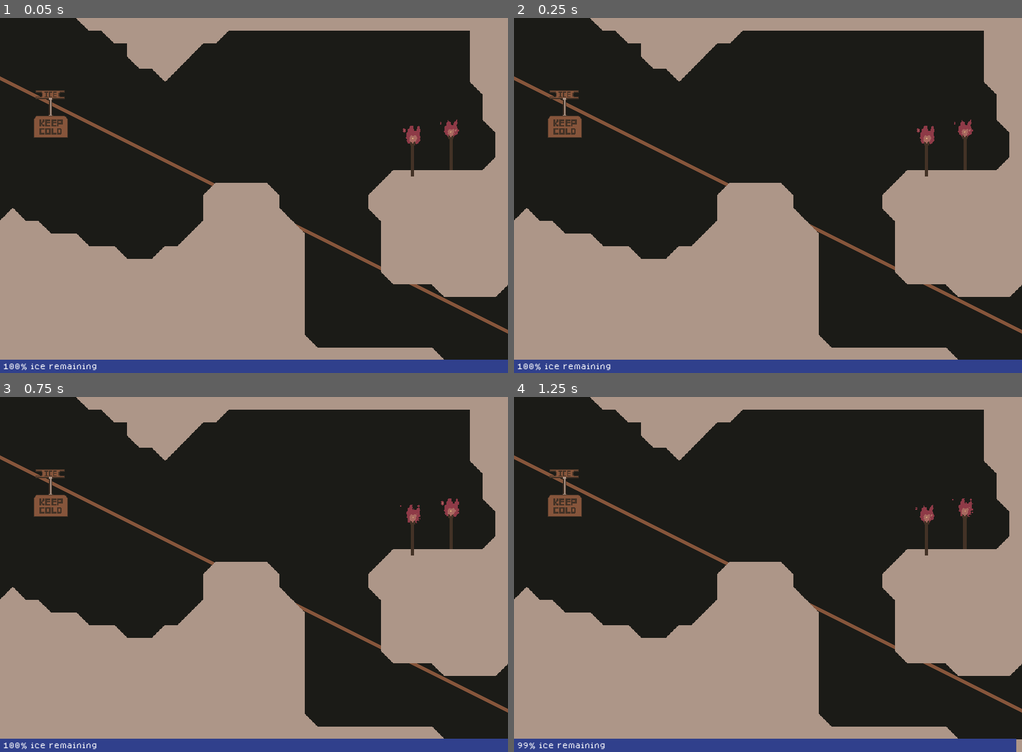
Above: before the commit, frames 1-4 (two rows, left to right).
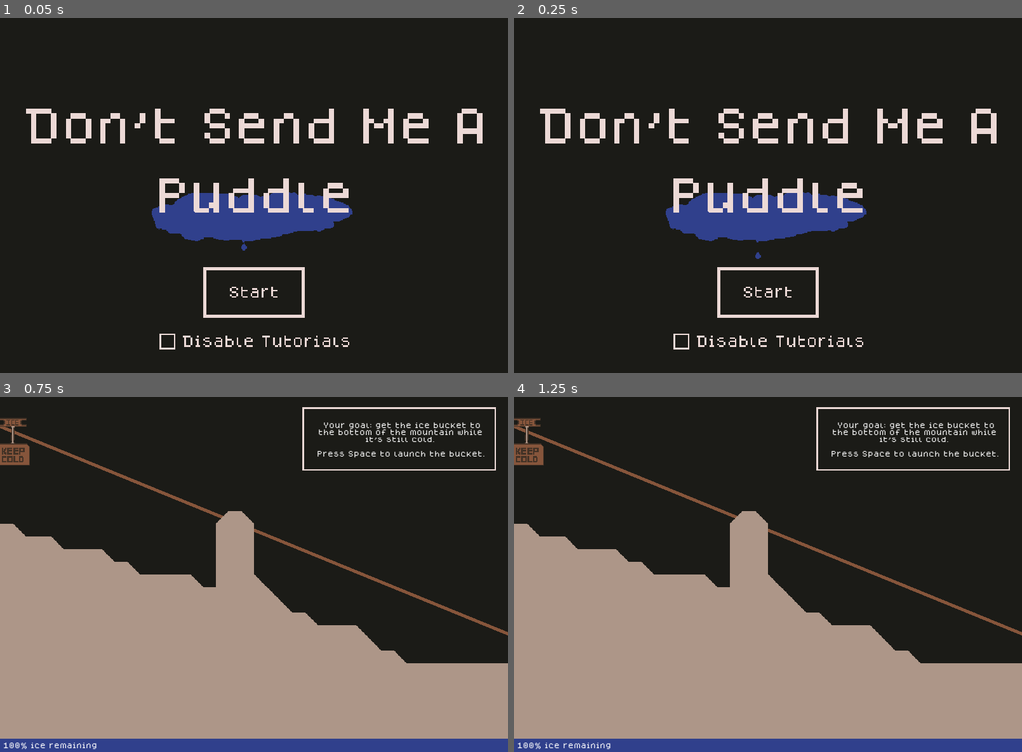
Above: after the commit, the same moments.

Repository: nolenroyalty/ldjam53
Game: Godot game, scene res://UI/TitleScreen.tscn
Same seed, same stepped clock (60 frames per second), same inputs: the game is played once before the commit and once after it. Before the commit the project starts from res://LevelRunner.tscn.
Inputs (mouse positions are in pixels of both pictures, inside the frame that each line leads up to):
- Up to frame 1 (0.05 s): no input
- Up to frame 2 (0.25 s): no input
- Up to frame 3 (0.75 s): click (254, 670) at 0.52 s
- Up to frame 4 (1.25 s): no input

The runs differ from the first frame. In frame 1, 50% of the frame differs, in the area x 0-100%, y 0-100%; in frame 2, 50%; in frame 3, 35%; in frame 4, 36%.

Commit message:
it's not much but we've got a game

Diff:
--- a/Bucket/Bucket.gd
+++ b/Bucket/Bucket.gd
@@ -31,7 +31,7 @@
 	if mode == RigidBody2D.MODE_RIGID and in_string: bump_up()
 
 func reset_play_sound_state():
-	yield(get_tree().create_timer(0.5), "timeout")
+	yield(get_tree().create_timer(0.9), "timeout")
 	can_play_sound = true
 
 func collided(body):
--- a/Fonts/DefaultFont.tres
+++ b/Fonts/DefaultFont.tres
@@ -1,8 +1,5 @@
-[gd_resource type="DynamicFont" load_steps=2 format=2]
-
-[ext_resource path="res://Fonts/dogicapixel.ttf" type="DynamicFontData" id=1]
+[gd_resource type="DynamicFont" format=2]
 
 [resource]
 resource_local_to_scene = true
-size = 8
-font_data = ExtResource( 1 )
+size = 13
--- a/LevelRunner.gd
+++ b/LevelRunner.gd
@@ -1,27 +1,55 @@
 extends Node2D
+# Lord forgive me for the boolean setting in this file
 
 var endScreen = preload("res://UI/EndScreen.tscn")
+onready var tutorials = $Tutorials
 
 var levels = [ preload("res://Levels/Level1.tscn"),
 			   preload("res://Levels/LevelCaveEnter.tscn"),
 			   preload("res://Levels/LevelCave1.tscn"),
 			   preload("res://Levels/LevelCaveFireJump.tscn"),
 			   preload("res://Levels/LevelIntoHole.tscn") ]
-var level_index = 4
+var level_index = 0
 var current_level = null
 
-func handle_won_game():
-	print("Game won!")
+func end_game():
 	var end_screen = endScreen.instance()
 	add_child(end_screen)
 	State.should_tick = false
 
+func handle_won_game():
+	print("Game won!")
+	end_game()
+
+func handle_out_of_ice():
+	print("Out of ice!")
+	end_game()
+
 func handle_completed_level() -> void:
-	# level_index += 1
+	if State.disable_tutorials == false:
+		if tutorials.state == tutorials.S.FINISH:
+			State.disable_tutorials = true
+			tutorials.finished = true
+			tutorials.call_deferred("queue_free")
+		else:
+			# Jesus this code is bad
+			var can_launch = current_level.can_launch
+			var can_restart = current_level.can_restart
+			var can_build = current_level.can_build
+			var can_delete = current_level.can_delete
+			load_level(0)
+			current_level.can_launch = can_launch
+			current_level.can_restart = can_restart
+			current_level.can_build = can_build
+			current_level.can_delete = can_delete
+			return
+	else:
+		level_index += 1
+
 	if level_index >= levels.size():
 		# Wrong, but useful for now
 		level_index = 0
-		# handle_won_game()
+		handle_won_game()
 	load_level(level_index)
 
 func load_level(index) -> void:
@@ -29,9 +57,64 @@
 		current_level.call_deferred("queue_free")
 	current_level = levels[index].instance()
 	current_level.connect("level_completed", self, "handle_completed_level")
+
+	if State.disable_tutorials == false:
+		current_level.connect("launched", self, "handle_bucket_launched")
+		current_level.connect("restart", self, "handle_restart")
+		current_level.connect("tower_built", self, "handle_built_tower")
+		current_level.connect("tower_built_at_same_spot", self, "handle_built_tower_at_same_spot")
+		current_level.connect("tower_deleted", self, "handle_tower_deleted")
+	else:
+		current_level.can_launch = true
+		current_level.can_restart = true
+		current_level.can_build = true
+		current_level.can_delete = true
+
 	self.call_deferred("add_child", current_level)
+
+func handle_bucket_launched():
+	if State.disable_tutorials or tutorials.state != tutorials.S.LAUNCH: return
+	tutorials.launched = true
+	yield(get_tree().create_timer(2), "timeout")
+	current_level.can_restart = true
+
+func handle_restart():
+	if State.disable_tutorials or tutorials.state != tutorials.S.RESTART: return
+	tutorials.restarted = true
+	yield(get_tree().create_timer(0.5), "timeout")
+	current_level.can_build = true
+	current_level.can_launch = false
+
+func handle_built_tower():
+	if State.disable_tutorials or tutorials.state != tutorials.S.BUILD_TOWER: return
+	tutorials.built_tower = true
+
+func handle_built_tower_at_same_spot():
+	if State.disable_tutorials or tutorials.state != tutorials.S.CHANGE_TOWER: return
+	tutorials.built_tower_at_same_spot = true
+	current_level.can_delete = true
+
+func handle_tower_deleted():
+	if State.disable_tutorials or tutorials.state != tutorials.S.DELETE_TOWER: return
+	tutorials.deleted_tower = true
+	current_level.can_launch = true
+	current_level.can_restart = true
+
+func handle_tutorial_finished():
+	State.disable_tutorials = true
+	load_level(0)
 
 func _ready() -> void:
 	load_level(level_index)
 	State.should_tick = true
 	VisualServer.set_default_clear_color(Color("1b1b17"))
+
+	if State.disable_tutorials:
+		tutorials.call_deferred("queue_free")
+	else:
+		current_level.can_restart = false
+		current_level.can_build = false
+		current_level.can_delete = false
+		tutorials.show()
+
+	State.connect("out_of_ice", self, "handle_out_of_ice")
--- a/LevelRunner.tscn
+++ b/LevelRunner.tscn
@@ -1,9 +1,12 @@
-[gd_scene load_steps=3 format=2]
+[gd_scene load_steps=4 format=2]
 
 [ext_resource path="res://UI/IceBarHud.tscn" type="PackedScene" id=1]
 [ext_resource path="res://LevelRunner.gd" type="Script" id=2]
+[ext_resource path="res://UI/Tutorials.tscn" type="PackedScene" id=3]
 
 [node name="LevelRunner" type="Node2D"]
 script = ExtResource( 2 )
 
 [node name="IceBarHud" parent="." instance=ExtResource( 1 )]
+
+[node name="Tutorials" parent="." instance=ExtResource( 3 )]
--- a/Levels/BuilderGeneric.gd
+++ b/Levels/BuilderGeneric.gd
@@ -2,6 +2,11 @@
 
 signal level_completed
 signal error_trying_to_build(message)
+signal launched
+signal restart
+signal tower_built
+signal tower_built_at_same_spot
+signal tower_deleted
 
 const GRAVITY = 9.8
 const MAX_GRAVITY = 100
@@ -15,6 +20,11 @@
 onready var static_body = $StaticBody2D
 onready var line = $StaticBody2D/Line2D
 onready var bucket = $Bucket
+
+var can_launch = true
+var can_restart = true
+var can_build = true
+var can_delete = true
 
 enum M { BUILDING, RUNNING, EXITING }
 
@@ -26,12 +36,14 @@
 var snapped_hazard_x_coords = {}
 
 func running_process():
-	if Input.is_action_just_pressed("ui_accept"):
+	if can_restart and Input.is_action_just_pressed("ui_accept"):
 		re_enter_building_mode()
+		emit_signal("restart")
 
 func building_process():
-	if Input.is_action_just_pressed("ui_accept"):
+	if can_launch and Input.is_action_just_pressed("ui_accept"):
 		enter_running_mode()
+		emit_signal("launched")
 		return
 
 func building_handle_input(event):
@@ -54,6 +66,8 @@
 	bucket.start_moving()
 
 func can_build_tower(pos) -> bool:
+	if not can_build: return false
+
 	var latchpoint_location = apply_latchpoint_x_offset(pos)
 	# Check that we're on solid ground
 	if not we_are_over_solid_ground(latchpoint_location):
@@ -75,19 +89,26 @@
 
 # We'll want to track the total number of tower blocks remaining
 func try_to_remove_tower(pos):
+	if not can_delete: return
+
 	pos = snap_to_grid(pos)
 	if pos.x in placed_towers:
 		placed_towers[pos.x].queue_free()
 		placed_towers.erase(pos.x)
 		render_line_for_current_points()
+		emit_signal("tower_deleted")
 
 func try_to_build_tower(pos):
 	pos = snap_to_grid(pos)
 	if can_build_tower(apply_latchpoint_x_offset(pos)):
+		var there_was_a_tower = false
 		if pos.x in placed_towers:
+			there_was_a_tower = true
 			placed_towers[pos.x].queue_free()
 			placed_towers.erase(pos.x)
 		if build_tower(pos):
+			if there_was_a_tower:
+				emit_signal("tower_built_at_same_spot")
 			render_line_for_current_points()
 
 func build_tower(pos):
@@ -111,6 +132,7 @@
 	add_child(pole)
 	print("build tower pos %s | height %s" % [pos, height])
 	placed_towers[pos.x] = pole
+	emit_signal("tower_built")
 	return true
 
 func init_fixed_latchpoints():
@@ -294,6 +316,7 @@
 func emit_level_completed(_body):
 	mode = M.EXITING
 	print("level completed")
+	State.add_towers_used(len(placed_towers))
 	emit_signal("level_completed")
 
 func snap_x_position_to_grid(pos):
@@ -325,7 +348,6 @@
 	render_line_for_current_points()
 	var _ignore = $Finish.connect("body_entered", self, "emit_level_completed")
 
-
 class SortByX:
 	static func sort(a, b):
 		return a.x < b.x
--- a/Levels/LevelCaveEnter.tscn
+++ b/Levels/LevelCaveEnter.tscn
@@ -15,7 +15,7 @@
 script = ExtResource( 1 )
 
 [node name="FixedLatchPoint" parent="." instance=ExtResource( 4 )]
-position = Vector2( -32, -24 )
+position = Vector2( -32, -8 )
 
 [node name="FixedLatchPoint2" parent="." instance=ExtResource( 4 )]
 position = Vector2( 672, 256 )
@@ -41,7 +41,7 @@
 joint_mode = 2
 
 [node name="TileMap" parent="." instance=ExtResource( 2 )]
-tile_data = PoolIntArray( -65504, 1, 1, -65503, 1, 2, -65502 …(1141 unchanged characters)… 196652, 1, 65538, 196653, 1, 65539, 262155, 1, 1, 262156, 1, 2, 262157, 1, 2, 262158, 1, 3, 262168, 1, 1, 262169, 1, 2, 262170, 1, 2, 262171, 1, 2, 262172, 1, 65538, 262173, 1, 65538, 262174, 1, 65538, 262175, 1, 65538, 262176, 1, 65538, 262177, 1, 65538, 262178, 1, 65538, 262179, 1, 65538, 262180, 1, 65538, 262181, 1, 65538, 262182, 1, 65538, 262183, 1, 65538, 262184, 1, 65538, 262185, 1, 65538, 262186, 1, 65538, 262187, 1, 65538, 262188, 1, 65538, 262189, 1, 65539, 327690, 1, 1, 327691, 1, 65538, 327692, 1, 65538, 327693, 1, 65538, 327694, 1, 131075, 327703, 1, 1, 327704, 1, 65538, 327705 …(19264 unchanged characters)…
+tile_data = PoolIntArray( -65504, 1, 1, -65503, 1, 2, -65502 …(1141 unchanged characters)… 196652, 1, 65538, 196653, 1, 65539, 262168, 1, 1, 262169, 1, 2, 262170, 1, 2, 262171, 1, 2, 262172, 1, 65538, 262173, 1, 65538, 262174, 1, 65538, 262175, 1, 65538, 262176, 1, 65538, 262177, 1, 65538, 262178, 1, 65538, 262179, 1, 65538, 262180, 1, 65538, 262181, 1, 65538, 262182, 1, 65538, 262183, 1, 65538, 262184, 1, 65538, 262185, 1, 65538, 262186, 1, 65538, 262187, 1, 65538, 262188, 1, 65538, 262189, 1, 65539, 327690, 1, 1, 327691, 1, 2, 327692, 1, 2, 327693, 1, 3, 327703, 1, 1, 327704, 1, 65538, 327705 …(19264 unchanged characters)…
 
 [node name="Bucket" parent="." instance=ExtResource( 3 )]
 position = Vector2( 40, 3 )
--- a/Levels/LevelIntoHole.tscn
+++ b/Levels/LevelIntoHole.tscn
@@ -49,6 +49,8 @@
 
 [node name="Torch" parent="." instance=ExtResource( 5 )]
 position = Vector2( 520, 168 )
+frame = 1
 
 [node name="Torch2" parent="." instance=ExtResource( 5 )]
 position = Vector2( 568, 160 )
+frame = 1
--- a/State.gd
+++ b/State.gd
@@ -1,14 +1,18 @@
 extends Node
 
 signal ice_updated(ice_remaining)
+signal towers_used_updated(towers_used)
 signal out_of_ice()
 
 const STARTING_ICE = 100
 const MELT_RATE = 1
-const MELT_EVERY_N_SECONDS = 1
+const MELT_EVERY_N_SECONDS = 120.0 / 100.0
+
 var ice_remaining = STARTING_ICE setget set_ice_remaining
 var start_time = null
 var should_tick = false
+var towers_used = 0 setget set_towers_used
+var disable_tutorials = false
 
 func set_ice_remaining(value):
 	var was_already_zero = ice_remaining == 0
@@ -24,6 +28,13 @@
 func deduct_ice(amount):
 	set_ice_remaining(ice_remaining - amount)
 
+func set_towers_used(amount):
+	towers_used = amount
+	emit_signal("towers_used_updated", towers_used)
+
+func add_towers_used(amount):
+	set_towers_used(towers_used + amount)
+
 func _ready():
 	start_time = OS.get_unix_time()
 	tick_forever()
@@ -31,7 +42,7 @@
 func tick_forever():
 	while true:
 		yield(get_tree().create_timer(MELT_EVERY_N_SECONDS), "timeout")
-		if should_tick: deduct_ice(MELT_RATE)
+		if should_tick and disable_tutorials == true: deduct_ice(MELT_RATE)
 
 func time_elapsed():
 	return OS.get_unix_time() - start_time
--- a/UI/EndScreen.tscn
+++ b/UI/EndScreen.tscn
@@ -17,6 +17,11 @@
 [node name="EndScreen" type="CanvasLayer"]
 script = ExtResource( 2 )
 
+[node name="ColorRect" type="ColorRect" parent="."]
+anchor_right = 1.0
+anchor_bottom = 1.0
+color = Color( 0.611765, 0.470588, 0.160784, 1 )
+
 [node name="Title" type="Label" parent="."]
 anchor_left = 0.5
 anchor_top = 0.5
@@ -35,9 +40,9 @@
 anchor_top = 0.5
 anchor_right = 0.5
 anchor_bottom = 0.5
-margin_left = -300.0
+margin_left = -320.0
 margin_top = -7.0
-margin_right = 300.0
+margin_right = 320.0
 margin_bottom = 7.0
 custom_fonts/font = SubResource( 2 )
 text = "Ice Remaining: 10%"
@@ -48,10 +53,23 @@
 anchor_top = 0.5
 anchor_right = 0.5
 anchor_bottom = 0.5
-margin_left = -300.0
+margin_left = -320.0
 margin_top = 24.0
-margin_right = 300.0
+margin_right = 320.0
 margin_bottom = 38.0
 custom_fonts/font = SubResource( 2 )
 text = "Total Time: 30 seconds"
 align = 1
+
+[node name="TowersUsed" type="Label" parent="."]
+anchor_left = 0.5
+anchor_top = 0.5
+anchor_right = 0.5
+anchor_bottom = 0.5
+margin_left = -320.0
+margin_top = 54.0
+margin_right = 320.0
+margin_bottom = 68.0
+custom_fonts/font = SubResource( 2 )
+text = "Towers Used: 30"
+align = 1
--- a/UI/IceBarHud.tscn
+++ b/UI/IceBarHud.tscn
@@ -1,7 +1,14 @@
-[gd_scene load_steps=3 format=2]
+[gd_scene load_steps=5 format=2]
 
 [ext_resource path="res://UI/IceBar.tscn" type="PackedScene" id=1]
 [ext_resource path="res://UI/IceBarHud.gd" type="Script" id=2]
+
+[sub_resource type="DynamicFontData" id=3]
+font_path = "res://Fonts/dogicapixel.ttf"
+
+[sub_resource type="DynamicFont" id=2]
+size = 8
+font_data = SubResource( 3 )
 
 [node name="IceBarHud" type="CanvasLayer"]
 script = ExtResource( 2 )
@@ -18,4 +25,5 @@
 margin_top = -4.0
 margin_right = 83.0
 margin_bottom = 3.0
+custom_fonts/font = SubResource( 2 )
 text = "ice remaining"
--- /dev/null
+++ b/UI/NinepatchTutorial.tscn
@@ -0,0 +1,12 @@
+[gd_scene load_steps=2 format=2]
+
+[ext_resource path="res://UI/Sprites/ninepatch-tutorial.png" type="Texture" id=1]
+
+[node name="NinePatchRect" type="NinePatchRect"]
+margin_right = 306.0
+margin_bottom = 102.0
+texture = ExtResource( 1 )
+patch_margin_left = 2
+patch_margin_top = 2
+patch_margin_right = 2
+patch_margin_bottom = 2
--- /dev/null
+++ b/UI/TitleScreen.gd
@@ -0,0 +1,37 @@
+extends Node2D
+onready var disable_tutorials = $CenterContainer2/Control/DisableTutorials
+var mouse_in_disable_tutorials_area = false
+var dropletInstance = preload("res://Effects/Droplet.tscn")
+
+func _ready():
+	if State.disable_tutorials:
+		disable_tutorials.frame = 1
+	spawn_droplets_forever()
+
+func _input(event):
+	if event is InputEventMouseButton and event.pressed and event.button_index == BUTTON_LEFT:
+		if mouse_in_disable_tutorials_area:
+			State.disable_tutorials = not State.disable_tutorials
+			if State.disable_tutorials:
+				disable_tutorials.frame = 1
+			else:
+				disable_tutorials.frame = 0
+
+func _on_Area2D_mouse_entered():
+	mouse_in_disable_tutorials_area = true
+
+func _on_Area2D_mouse_exited():
+	mouse_in_disable_tutorials_area = false
+
+func _on_TextureButton_pressed():
+	print("start game")
+	# Make LevelRunner the current scene
+	get_tree().change_scene("res://LevelRunner.tscn")
+
+func spawn_droplets_forever():
+	while true:
+		var droplet = dropletInstance.instance()
+		droplet.position = $DropletSpawnLocation.position
+		droplet.z_index = 1
+		add_child(droplet)
+		yield(get_tree().create_timer(4.5), "timeout")
--- /dev/null
+++ b/UI/TitleScreen.tscn
@@ -0,0 +1,70 @@
+[gd_scene load_steps=7 format=2]
+
+[ext_resource path="res://UI/Sprites/TitleScreen.png" type="Texture" id=1]
+[ext_resource path="res://UI/Sprites/StartButton.png" type="Texture" id=2]
+[ext_resource path="res://UI/Sprites/DisableTutorials.png" type="Texture" id=3]
+[ext_resource path="res://UI/TitleScreen.gd" type="Script" id=4]
+
+[sub_resource type="RectangleShape2D" id=1]
+extents = Vector2( 15, 14 )
+
+[sub_resource type="RectangleShape2D" id=2]
+extents = Vector2( 63, 2.5 )
+
+[node name="TitleScreen" type="Node2D"]
+script = ExtResource( 4 )
+
+[node name="Sprite" type="Sprite" parent="."]
+texture = ExtResource( 1 )
+centered = false
+
+[node name="CenterContainer" type="CenterContainer" parent="."]
+anchor_right = 1.0
+anchor_bottom = 1.0
+margin_top = 289.0
+margin_right = 640.0
+margin_bottom = 404.0
+mouse_filter = 2
+
+[node name="TextureButton" type="TextureButton" parent="CenterContainer"]
+margin_left = 256.0
+margin_top = 25.0
+margin_right = 384.0
+margin_bottom = 89.0
+texture_normal = ExtResource( 2 )
+
+[node name="CenterContainer2" type="CenterContainer" parent="."]
+margin_top = 368.0
+margin_right = 639.0
+margin_bottom = 447.0
+mouse_filter = 2
+
+[node name="Control" type="Control" parent="CenterContainer2"]
+margin_left = 319.0
+margin_top = 39.0
+margin_right = 319.0
+margin_bottom = 39.0
+mouse_filter = 2
+
+[node name="DisableTutorials" type="Sprite" parent="CenterContainer2/Control"]
+texture = ExtResource( 3 )
+hframes = 2
+
+[node name="Area2D" type="Area2D" parent="CenterContainer2/Control/DisableTutorials"]
+
+[node name="CollisionShape2D" type="CollisionShape2D" parent="CenterContainer2/Control/DisableTutorials/Area2D"]
+position = Vector2( -108, 1 )
+shape = SubResource( 1 )
+
+[node name="DropletSpawnLocation" type="Node2D" parent="."]
+position = Vector2( 307, 284 )
+
+[node name="StaticBody2D" type="StaticBody2D" parent="."]
+
+[node name="CollisionShape2D" type="CollisionShape2D" parent="StaticBody2D"]
+position = Vector2( 321, 314.5 )
+shape = SubResource( 2 )
+
+[connection signal="pressed" from="CenterContainer/TextureButton" to="." method="_on_TextureButton_pressed"]
+[connection signal="mouse_entered" from="CenterContainer2/Control/DisableTutorials/Area2D" to="." method="_on_Area2D_mouse_entered"]
+[connection signal="mouse_exited" from="CenterContainer2/Control/DisableTutorials/Area2D" to="." method="_on_Area2D_mouse_exited"]
--- /dev/null
+++ b/UI/Tutorials.gd
@@ -0,0 +1,59 @@
+extends CanvasLayer
+
+signal finished
+
+enum S { LAUNCH, RESTART, BUILD_TOWER, CHANGE_TOWER, DELETE_TOWER, FINISH }
+var update_text = true
+var state = S.LAUNCH
+var launched = false
+var restarted = false
+var built_tower = false
+var built_tower_at_same_spot = false
+var deleted_tower = false
+var finished = false
+
+onready var label = $NinePatchRect/Label
+
+func _process(_delta):
+	if update_text == true:
+		update_text = false
+		match state:
+			S.LAUNCH:
+				label.text = "Your goal: get the ice bucket to the bottom of the mountain while it's still cold.\n\nPress Space to launch the bucket."
+			S.RESTART:
+				label.text = "Obstacles will stop the bucket.\n\nPress Space to move the bucket back to the start of the level."
+			S.BUILD_TOWER:
+				label.text = "Build towers by clicking over flat ground before launching.\n\nTowers will change the path of the bucket."
+			S.CHANGE_TOWER:
+				label.text = "Click above or below a tower to change its height."
+			S.DELETE_TOWER:
+				label.text = "Right click to delete a tower."
+			S.FINISH:
+				pass
+				# label.text = "Get the bucket to the bottom right of the screen to complete the level."
+
+	if launched and state == S.LAUNCH:
+		yield(get_tree().create_timer(2), "timeout")
+		update_text = true
+		state = S.RESTART
+
+	if restarted and state == S.RESTART:
+		yield(get_tree().create_timer(1), "timeout")
+		update_text = true
+		state = S.BUILD_TOWER
+
+	if built_tower and state == S.BUILD_TOWER:
+		# label.text = "Nice job! Now get the ice to the bottom right of the screen."
+		update_text = true
+		yield(get_tree().create_timer(1.0), "timeout")
+		state = S.CHANGE_TOWER
+
+	if built_tower_at_same_spot and state == S.CHANGE_TOWER:
+		update_text = true
+		yield(get_tree().create_timer(1.0), "timeout")
+		state = S.DELETE_TOWER
+
+	if deleted_tower and state == S.DELETE_TOWER:
+		yield(get_tree().create_timer(1.0), "timeout")
+		label.text = "Nice job! Now get the ice to the bottom right of the screen.\n\nGood luck!"
+		state = S.FINISH
--- /dev/null
+++ b/UI/Tutorials.tscn
@@ -0,0 +1,33 @@
+[gd_scene load_steps=5 format=2]
+
+[ext_resource path="res://UI/Tutorials.gd" type="Script" id=1]
+[ext_resource path="res://UI/NinepatchTutorial.tscn" type="PackedScene" id=2]
+
+[sub_resource type="DynamicFontData" id=1]
+font_path = "res://Fonts/dogicapixel.ttf"
+
+[sub_resource type="DynamicFont" id=2]
+size = 8
+font_data = SubResource( 1 )
+
+[node name="CanvasLayer" type="CanvasLayer"]
+script = ExtResource( 1 )
+
+[node name="NinePatchRect" parent="." instance=ExtResource( 2 )]
+margin_left = 381.0
+margin_top = 13.0
+margin_right = 625.0
+margin_bottom = 93.0
+
+[node name="Label" type="Label" parent="NinePatchRect"]
+anchor_right = 1.0
+anchor_bottom = 1.0
+margin_left = 12.0
+margin_top = 11.0
+margin_right = -10.0
+margin_bottom = -11.0
+custom_fonts/font = SubResource( 2 )
+text = "Do Something"
+align = 1
+valign = 1
+autowrap = true
--- a/UI/WinScreen.gd
+++ b/UI/WinScreen.gd
@@ -10,6 +10,9 @@
 		title.text = "You Win!"
 	else:
 		title.text = "You Lose :("
+		$ColorRect.color = Color("#575647")
+
 
 	ice_remaining.text = "Ice Remaining: %d%%" % int( 100 * float(State.ice_remaining) / State.STARTING_ICE)
 	total_time.text = "Total Time: %d seconds" % int(State.time_elapsed())
+	$TowersUsed.text = "Towers Used: %d" % State.towers_used
--- a/project.godot
+++ b/project.godot
@@ -11,7 +11,7 @@
 [application]
 
 config/name="ldjam53"
-run/main_scene="res://LevelRunner.tscn"
+run/main_scene="res://UI/TitleScreen.tscn"
 config/icon="res://icon.png"
 
 [autoload]
Binary file added: Fonts/TitleScreen.aseprite
Binary file added: UI/Sprites/DisableTutorials.png
Not shown, added: UI/Sprites/DisableTutorials.png.import
Binary file added: UI/Sprites/StartButton.png
Not shown, added: UI/Sprites/StartButton.png.import
Binary file added: UI/Sprites/TitleScreen.png
Not shown, added: UI/Sprites/TitleScreen.png.import
Binary file added: UI/Sprites/ninepatch-tutorial.png
Not shown, added: UI/Sprites/ninepatch-tutorial.png.import
